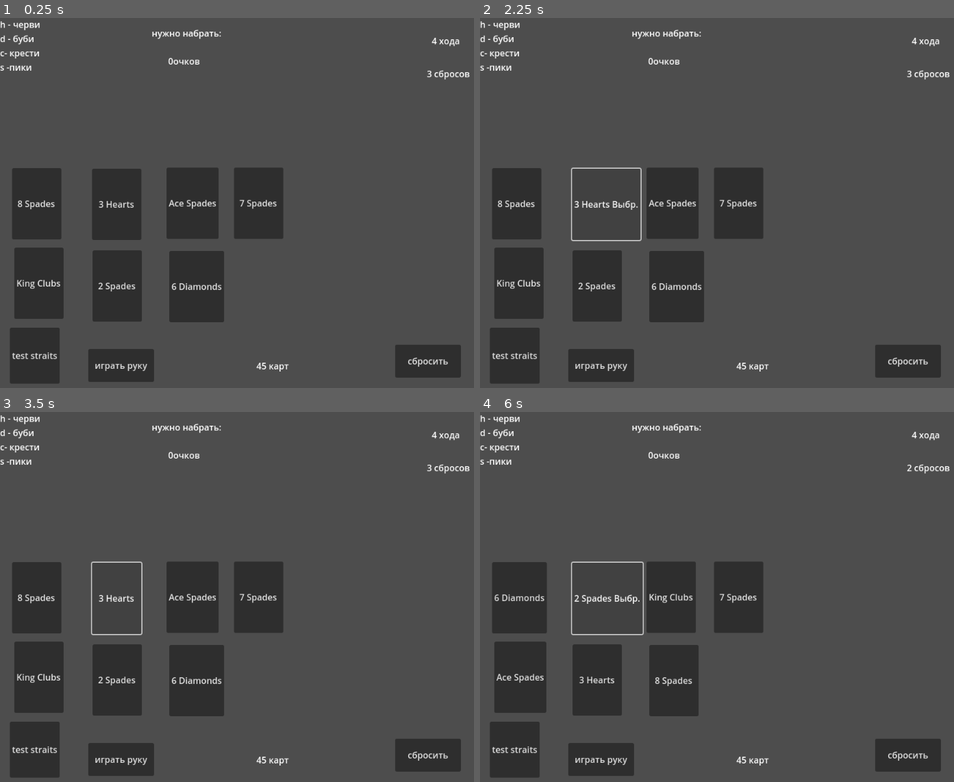
Above: before the commit, frames 1-4 (two rows, left to right).
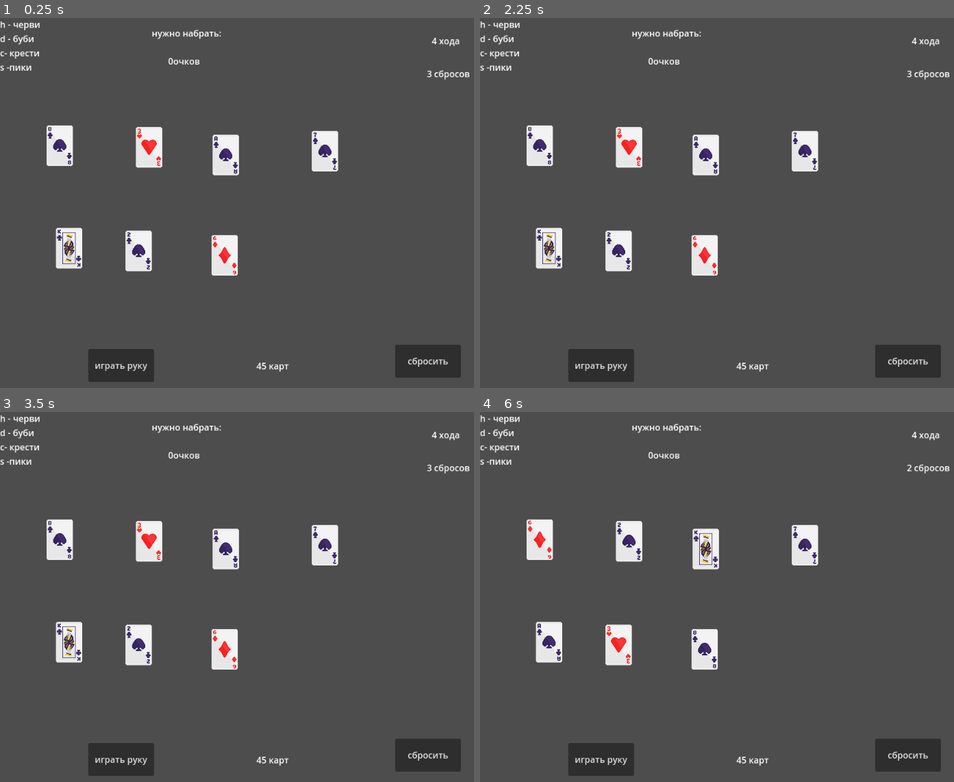
Above: after the commit, the same moments.

Repository: veingoos/shapito
Game: Godot game, scene res://game.tscn
Same seed, same stepped clock (60 frames per second), same inputs: the game is played once before the commit and once after it.
Inputs (mouse positions are in pixels of both pictures, inside the frame that each line leads up to; where the layout moved, square brackets give the same spot in the first picture):
- Up to frame 1 (0.25 s): no input
- Up to frame 2 (2.25 s): click (546, 147) [517, 203] at 0.5 s; click (546, 147) [527, 203] at 1.25 s; click (631, 147) [598, 203] at 2 s
- Up to frame 3 (3.5 s): click (151, 541) [127, 597] at 2.75 s
- Up to frame 4 (6 s): click "сбросить" at 3.5 s; click (546, 541) [517, 597] at 4.25 s; click (546, 541) [532, 597] at 5 s; click (631, 541) [598, 597] at 5.75 s

The runs differ from the first frame. In frame 1, 19% of the frame differs, in the area x 2-72%, y 29-99%; in frame 2, 18%; in frame 3, 18%; in frame 4, 18%.

Commit message:
texture
card texture

Diff:
--- a/test/Game.gd
+++ b/test/Game.gd
@@ -1,6 +1,7 @@
 extends Node
 
 @onready var test = $Button
+
 
 @onready var Card_1 = $Card_1
 @onready var Card_2 = $Card_2
@@ -36,15 +37,13 @@
 var reset = 3
 var pressed = 0
 
-func Card(suit,rank):
+func Card(suit,rank,imgcard):
 	return {
 				"suit": suit,
-				"rank": rank
-			}
-
-func test_strait():
-	print(is_straight([Card("Hearts","10"),Card("Hearts","Jack"),Card("Hearts","Queen"),Card("Hearts","King"),Card("Hearts","Ace")]))
-	print(is_straight([Card("Hearts","2"),Card("Hearts","3"),Card("Hearts","4"),Card("Hearts","5"),Card("Hearts","Ace")]))
+				"rank": rank,
+				"imgcard": imgcard
+				}
+
 
 func create_deck():
 	var suits = ["Hearts", "Diamonds", "Clubs", "Spades"]
@@ -52,9 +51,11 @@
 
 	for suit in suits:
 		for rank in ranks:
-			deck.append(Card(suit,rank))
+			deck.append(Card(suit,rank,suit+rank))
+
 
 	return deck
+
 
 func shuffle_deck(deck1):
 	deck1.shuffle()
@@ -151,7 +152,8 @@
 
 static func is_four_of_a_kind(hand1: Array):
 	var counts = rank_counts(hand1)
-	return 4 in counts
+
+	return 4 in counts.values()
 
 static func is_full_house(hand1: Array):
 	var counts = rank_counts(hand1)
@@ -159,11 +161,12 @@
 
 static func is_three_of_a_kind(hand1: Array):
 	var counts = rank_counts(hand1)
-	return 3 in counts and 2 not in counts
+
+	return 3 in counts.values() and 2 not in counts.values()
 
 static func is_two_pair(hand1: Array):
 	var pairs = 0
-	for count in rank_counts(hand1):
+	for count in rank_counts(hand1).values():
 		if int(count) == 2:
 			pairs += 1
 	return pairs == 2
@@ -248,6 +251,7 @@
 	var rank_order = {"2": 2, "3": 3, "4": 4, "5": 5, "6": 6, "7": 7, "8": 8, "9": 9, "10": 10, "Jack": 10, "Queen": 10, "King": 10, "Ace": 11}
 	var _total_account: int = 0
 	var combo_id = evaluate_hand(indices)
+	print(combo_id)
 	var combo: int = 1
 	match combo_id:
 		10:
@@ -276,8 +280,8 @@
 	for i in jokers:
 		var suit_joker = i[1]
 		for ind in _suits:
-			if _suits[ind] == suit_joker:
-				_total_account += jokers[0]
+			if ind == suit_joker:
+				_total_account += i[0]
 
 
 
@@ -297,13 +301,21 @@
 	Deck.text = str(deck.size()) + " карт"
 	My_Account.text = str(Record.my_account) + "очков"
 
-	Card_1.text = str(hand[0]["rank"]) + " " + str(hand[0]["suit"])
-	Card_2.text = str(hand[1]["rank"]) + " " + str(hand[1]["suit"])
-	Card_3.text = str(hand[2]["rank"]) + " " + str(hand[2]["suit"])
-	Card_4.text = str(hand[3]["rank"]) + " " + str(hand[3]["suit"])
-	Card_5.text = str(hand[4]["rank"]) + " " + str(hand[4]["suit"])
-	Card_6.text = str(hand[5]["rank"]) + " " + str(hand[5]["suit"])
-	Card_7.text = str(hand[6]["rank"]) + " " + str(hand[6]["suit"])
+	var card_1_texture = load("res://texturecards/"+str(hand[0]["imgcard"])+".png")
+	var card_2_texture = load("res://texturecards/"+str(hand[1]["imgcard"])+".png")
+	var card_3_texture = load("res://texturecards/"+str(hand[2]["imgcard"])+".png")
+	var card_4_texture = load("res://texturecards/"+str(hand[3]["imgcard"])+".png")
+	var card_5_texture = load("res://texturecards/"+str(hand[4]["imgcard"])+".png")
+	var card_6_texture = load("res://texturecards/"+str(hand[5]["imgcard"])+".png")
+	var card_7_texture = load("res://texturecards/"+str(hand[6]["imgcard"])+".png")
+
+	Card_1.texture_normal = card_1_texture
+	Card_2.texture_normal = card_2_texture
+	Card_3.texture_normal = card_3_texture
+	Card_4.texture_normal = card_4_texture
+	Card_5.texture_normal = card_5_texture
+	Card_6.texture_normal = card_6_texture
+	Card_7.texture_normal = card_7_texture
 
 	Move.text = str(move) + " хода"
 
@@ -389,14 +401,21 @@
 		print("Сбросов нет")
 		pass
 
-
-	Card_1.text = str(hand[0]["rank"]) + " " + str(hand[0]["suit"])
-	Card_2.text = str(hand[1]["rank"]) + " " + str(hand[1]["suit"])
-	Card_3.text = str(hand[2]["rank"]) + " " + str(hand[2]["suit"])
-	Card_4.text = str(hand[3]["rank"]) + " " + str(hand[3]["suit"])
-	Card_5.text = str(hand[4]["rank"]) + " " + str(hand[4]["suit"])
-	Card_6.text = str(hand[5]["rank"]) + " " + str(hand[5]["suit"])
-	Card_7.text = str(hand[6]["rank"]) + " " + str(hand[6]["suit"])
+	var card_1_texture = load("res://texturecards/"+str(hand[0]["imgcard"])+".png")
+	var card_2_texture = load("res://texturecards/"+str(hand[1]["imgcard"])+".png")
+	var card_3_texture = load("res://texturecards/"+str(hand[2]["imgcard"])+".png")
+	var card_4_texture = load("res://texturecards/"+str(hand[3]["imgcard"])+".png")
+	var card_5_texture = load("res://texturecards/"+str(hand[4]["imgcard"])+".png")
+	var card_6_texture = load("res://texturecards/"+str(hand[5]["imgcard"])+".png")
+	var card_7_texture = load("res://texturecards/"+str(hand[6]["imgcard"])+".png")
+
+	Card_1.texture_normal = card_1_texture
+	Card_2.texture_normal = card_2_texture
+	Card_3.texture_normal = card_3_texture
+	Card_4.texture_normal = card_4_texture
+	Card_5.texture_normal = card_5_texture
+	Card_6.texture_normal = card_6_texture
+	Card_7.texture_normal = card_7_texture
 
 	Reset.text = str(reset) + " сбросов"
 	Deck.text = str(deck.size()) + " карт"
@@ -405,7 +424,6 @@
 
 	print(pressed)
 
-	test.pressed.connect(test_strait.bind())
 	Card_1.pressed.connect(_if_button_pressed.bind(1))
 	Card_2.pressed.connect(_if_button_pressed.bind(2))
 	Card_3.pressed.connect(_if_button_pressed.bind(3))
@@ -421,13 +439,21 @@
 	deck = shuffle_deck(deck)
 	hand = deal_hand(deck)
 
-	Card_1.text = str(hand[0]["rank"]) + " " + str(hand[0]["suit"])
-	Card_2.text = str(hand[1]["rank"]) + " " + str(hand[1]["suit"])
-	Card_3.text = str(hand[2]["rank"]) + " " + str(hand[2]["suit"])
-	Card_4.text = str(hand[3]["rank"]) + " " + str(hand[3]["suit"])
-	Card_5.text = str(hand[4]["rank"]) + " " + str(hand[4]["suit"])
-	Card_6.text = str(hand[5]["rank"]) + " " + str(hand[5]["suit"])
-	Card_7.text = str(hand[6]["rank"]) + " " + str(hand[6]["suit"])
+	var card_1_texture = load("res://texturecards/"+str(hand[0]["imgcard"])+".png")
+	var card_2_texture = load("res://texturecards/"+str(hand[1]["imgcard"])+".png")
+	var card_3_texture = load("res://texturecards/"+str(hand[2]["imgcard"])+".png")
+	var card_4_texture = load("res://texturecards/"+str(hand[3]["imgcard"])+".png")
+	var card_5_texture = load("res://texturecards/"+str(hand[4]["imgcard"])+".png")
+	var card_6_texture = load("res://texturecards/"+str(hand[5]["imgcard"])+".png")
+	var card_7_texture = load("res://texturecards/"+str(hand[6]["imgcard"])+".png")
+
+	Card_1.texture_normal = card_1_texture
+	Card_2.texture_normal = card_2_texture
+	Card_3.texture_normal = card_3_texture
+	Card_4.texture_normal = card_4_texture
+	Card_5.texture_normal = card_5_texture
+	Card_6.texture_normal = card_6_texture
+	Card_7.texture_normal = card_7_texture
 
 	Move.text = str(move) + " хода"
 	Reset.text = str(reset) + " сбросов"
@@ -439,78 +465,71 @@
 	match button_index:
 		1:
 			if card_1_pressed:
-				Card_1.text = str(hand[0]["rank"]) + " " + str(hand[0]["suit"])
+				print(hand[0]["suit"],hand[0]["rank"],hand[0]["imgcard"])
 				card_1_pressed = false
 				pressed -= 1
 				print(pressed)
 			else:
-				Card_1.text = str(hand[0]["rank"]) + " " + str(hand[0]["suit"]) + " Выбр."
 				card_1_pressed = true
 				pressed += 1
 				print(pressed)
 		2:
 			if card_2_pressed:
-				Card_2.text = str(hand[1]["rank"]) + " " + str(hand[1]["suit"])
+				print(hand[1]["suit"],hand[1]["rank"],hand[1]["imgcard"])
 				card_2_pressed = false
 				pressed -= 1
 				print(pressed)
 			else:
-				Card_2.text = str(hand[1]["rank"]) + " " + str(hand[1]["suit"]) + " Выбр."
 				card_2_pressed = true
 				pressed += 1
 				print(pressed)
 		3:
 			if card_3_pressed:
-				Card_3.text = str(hand[2]["rank"]) + " " + str(hand[2]["suit"])
+				print(hand[2]["suit"],hand[2]["rank"],hand[2]["imgcard"])
 				card_3_pressed = false
 				pressed -= 1
 				print(pressed)
 			else:
-				Card_3.text = str(hand[2]["rank"]) + " " + str(hand[2]["suit"]) + " Выбр."
 				card_3_pressed = true
 				pressed += 1
 				print(pressed)
 		4:
 			if card_4_pressed:
-				Card_4.text = str(hand[3]["rank"]) + " " + str(hand[3]["suit"])
+				print(hand[3]["suit"],hand[3]["rank"],hand[3]["imgcard"])
 				card_4_pressed = false
 				pressed -= 1
 				print(pressed)
 			else:
-				Card_4.text = str(hand[3]["rank"]) + " " + str(hand[3]["suit"]) + " Выбр."
 				card_4_pressed = true
 				pressed += 1
 				print(pressed)
 		5:
 			if card_5_pressed:
-				Card_5.text = str(hand[4]["rank"]) + " " + str(hand[4]["suit"])
+				print(hand[4]["suit"],hand[4]["rank"],hand[4]["imgcard"])
 				card_5_pressed = false
 				pressed -= 1
 				print(pressed)
 			else:
-				Card_5.text = str(hand[4]["rank"]) + " " + str(hand[4]["suit"]) + " Выбр."
 				card_5_pressed = true
 				pressed += 1
 				print(pressed)
 		6:
 			if card_6_pressed:
-				Card_6.text = str(hand[5]["rank"]) + " " + str(hand[5]["suit"])
+				print(hand[5]["suit"],hand[5]["rank"],hand[5]["imgcard"])
 				card_6_pressed = false
 				pressed -= 1
 				print(pressed)
 			else:
-				Card_6.text = str(hand[5]["rank"]) + " " + str(hand[5]["suit"]) + " Выбр."
 				card_6_pressed = true
 				pressed += 1
 				print(pressed)
 		7:
 			if card_7_pressed:
-				Card_7.text = str(hand[6]["rank"]) + " " + str(hand[6]["suit"])
+				print(hand[6]["suit"],hand[6]["rank"],hand[6]["imgcard"])
 				card_7_pressed = false
 				pressed -= 1
 				print(pressed)
 			else:
-				Card_7.text = str(hand[6]["rank"]) + " " + str(hand[6]["suit"]) + " Выбр."
 				card_7_pressed = true
 				pressed += 1
 				print(pressed)
--- a/test/Record.gd
+++ b/test/Record.gd
@@ -2,4 +2,4 @@
 
 var my_account: int = 0
 var money: int = 0
-var jokers = []
+var jokers = [[4,"Hearts"],[2,"Clubs"],[1,"Spades"],[3,"Diamonds"]]
--- a/test/game.tscn
+++ b/test/game.tscn
@@ -4,57 +4,6 @@
 
 [node name="game" type="Node"]
 script = ExtResource("1_80nbo")
-
-[node name="Card_1" type="Button" parent="."]
-custom_minimum_size = Vector2(45, 45)
-offset_left = 22.0
-offset_top = 274.0
-offset_right = 112.0
-offset_bottom = 404.0
-text = "карта 1"
-
-[node name="Card_2" type="Button" parent="."]
-offset_left = 168.0
-offset_top = 275.0
-offset_right = 258.0
-offset_bottom = 405.0
-text = "карта 2
-"
-
-[node name="Card_3" type="Button" parent="."]
-offset_left = 304.0
-offset_top = 273.0
-offset_right = 394.0
-offset_bottom = 403.0
-text = "карта 3"
-
-[node name="Card_4" type="Button" parent="."]
-offset_left = 427.0
-offset_top = 273.0
-offset_right = 517.0
-offset_bottom = 403.0
-text = "карта 4"
-
-[node name="Card_5" type="Button" parent="."]
-offset_left = 26.0
-offset_top = 419.0
-offset_right = 116.0
-offset_bottom = 549.0
-text = "карта 5"
-
-[node name="Card_6" type="Button" parent="."]
-offset_left = 169.0
-offset_top = 424.0
-offset_right = 259.0
-offset_bottom = 554.0
-text = "карта 6"
-
-[node name="Card_7" type="Button" parent="."]
-offset_left = 309.0
-offset_top = 425.0
-offset_right = 399.0
-offset_bottom = 555.0
-text = "карта 7"
 
 [node name="Play_Hand" type="Button" parent="."]
 offset_left = 161.0
@@ -121,9 +70,44 @@
 horizontal_alignment = 1
 vertical_alignment = 1
 
-[node name="Button" type="Button" parent="."]
-offset_left = 18.0
-offset_top = 565.0
-offset_right = 109.0
-offset_bottom = 667.0
-text = "test straits"
+[node name="Card_1" type="TextureButton" parent="."]
+offset_left = 85.0
+offset_top = 196.0
+offset_right = 151.0
+offset_bottom = 258.0
+
+[node name="Card_2" type="TextureButton" parent="."]
+offset_left = 248.0
+offset_top = 199.0
+offset_right = 314.0
+offset_bottom = 261.0
+
+[node name="Card_3" type="TextureButton" parent="."]
+offset_left = 388.0
+offset_top = 213.0
+offset_right = 454.0
+offset_bottom = 275.0
+
+[node name="Card_4" type="TextureButton" parent="."]
+offset_left = 569.0
+offset_top = 206.0
+offset_right = 643.0
+offset_bottom = 276.0
+
+[node name="Card_5" type="TextureButton" parent="."]
+offset_left = 102.0
+offset_top = 383.0
+offset_right = 168.0
+offset_bottom = 445.0
+
+[node name="Card_6" type="TextureButton" parent="."]
+offset_left = 229.0
+offset_top = 388.0
+offset_right = 295.0
+offset_bottom = 450.0
+
+[node name="Card_7" type="TextureButton" parent="."]
+offset_left = 386.0
+offset_top = 396.0
+offset_right = 452.0
+offset_bottom = 458.0
Binary file added: test/card.png
Not shown, added: test/card.png.import
Binary file added: test/card2.png
Not shown, added: test/card2.png.import
Binary file added: test/texturecards/Diamonds10.png
Not shown, added: test/texturecards/Diamonds10.png.import
Binary file added: test/texturecards/Diamonds2.png
Not shown, added: test/texturecards/Diamonds2.png.import
Binary file added: test/texturecards/Diamonds3.png
Not shown, added: test/texturecards/Diamonds3.png.import
Binary file added: test/texturecards/Diamonds4.png
Not shown, added: test/texturecards/Diamonds4.png.import
(and 96 more such lines)
